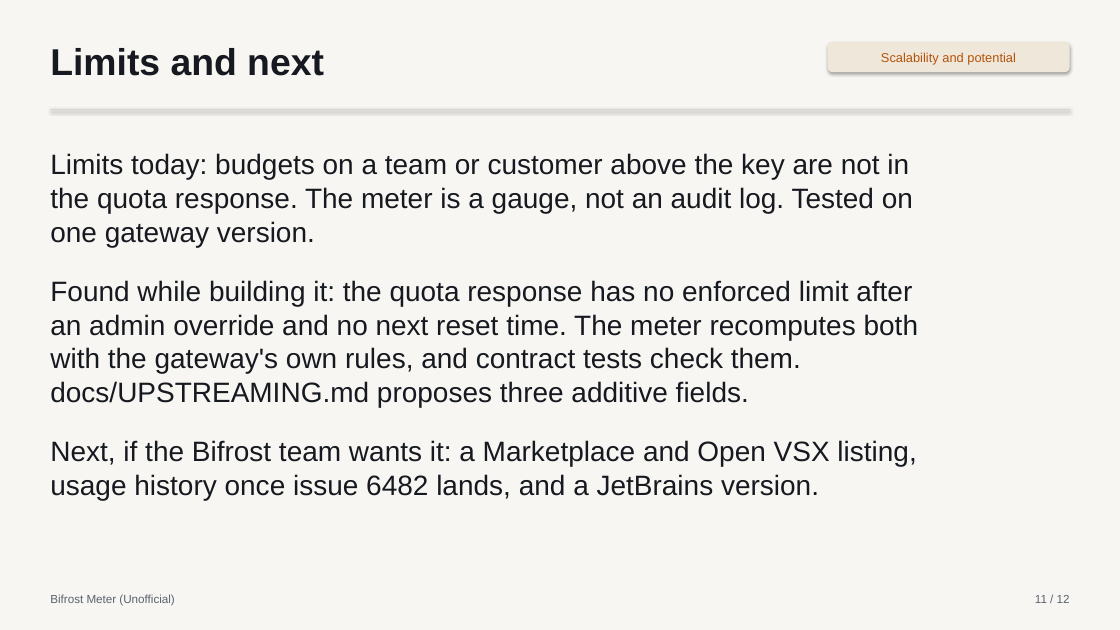
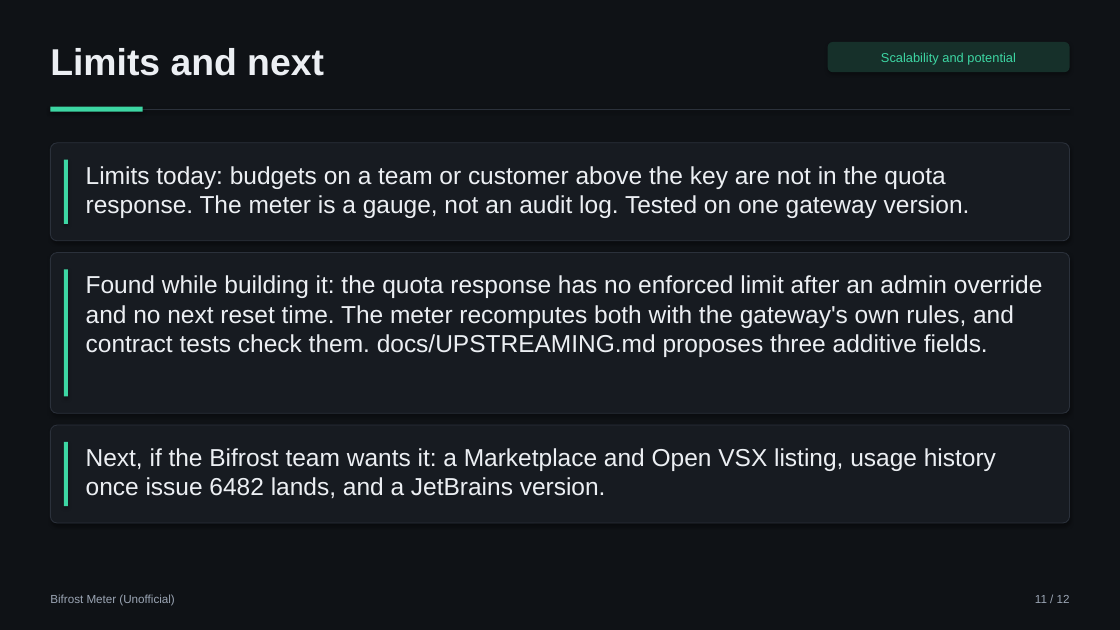
Before and after one commit to aimanmalib/bifrost-meter, a slide deck: slide 11 of deck/bifrost-meter.pptx. Drawn at 1120x630 pixels with LibreOffice and Linux fonts; fonts in the diff are those of the drawing. Boxes give left, top, right and bottom in pixels: in the first picture for what was removed or moved away, otherwise in the second. Text is boxed around its words. In the diff, an @@ line names an element or a change of style, - is before the commit and + after.

```diff
--- a/deck/bifrost-meter.pptx
+++ b/deck/bifrost-meter.pptx
@@ background #F7F6F2 to #0F1216 @@
@@ text "Limits and next" at bbox=[50, 48, 324, 76]: text colour #16191F to #ECEFF3 @@
@@ rounded rectangle "Scalability and potential" at bbox=[828, 42, 1070, 72]: text colour #B45309 to #3DD6A3; fill #EFE7DA to #16302A @@
@@ line (50, 109) - (1070, 109): stroke #D9D6CE 1 pt to #2B313B 1 pt @@
@@ rectangle added at bbox=[50, 107, 143, 112], fill #3DD6A3 @@
@@ rounded rectangle added at bbox=[50, 143, 1070, 241], fill #171B21, outline #2B313B 0.75 pt @@
@@ text at bbox=[50, 153, 913, 247]: paragraph removed @@
-Limits today: budgets on a team or customer above the key are not in the quota response. The meter is a gauge, not an audit log. Tested on one gateway version.
@@ rectangle added at bbox=[64, 160, 68, 224], fill #3DD6A3 @@
@@ text added at bbox=[86, 166, 970, 218], 21 pt, text #ECEFF3 @@
+Limits today: budgets on a team or customer above the key are not in the quota response. The meter is a gauge, not an audit log. Tested on one gateway version.
@@ rounded rectangle added at bbox=[50, 253, 1070, 413], fill #171B21, outline #2B313B 0.75 pt @@
@@ rectangle added at bbox=[64, 270, 68, 397], fill #3DD6A3 @@
@@ text "Found while building it: the ...": place and size @@
-text "Found while building it: the ..." at bbox=[50, 153, 918, 500]
+text "Found while building it: the ..." at bbox=[86, 275, 1042, 357]
@@ text "Found while building it: the ..." at bbox=[86, 275, 1042, 357]: size 24 to 21 pt, text colour #16191F to #ECEFF3; less space between paragraphs @@
@@ text at bbox=[50, 440, 916, 500]: paragraph removed @@
-Next, if the Bifrost team wants it: a Marketplace and Open VSX listing, usage history once issue 6482 lands, and a JetBrains version.
@@ rounded rectangle added at bbox=[50, 425, 1070, 523], fill #171B21, outline #2B313B 0.75 pt @@
@@ rectangle added at bbox=[64, 442, 68, 507], fill #3DD6A3 @@
@@ text added at bbox=[86, 448, 996, 498], 21 pt, text #ECEFF3 @@
+Next, if the Bifrost team wants it: a Marketplace and Open VSX listing, usage history once issue 6482 lands, and a JetBrains version.
@@ text "Bifrost Meter (Unofficial)" at bbox=[50, 594, 174, 606]: text colour #5B6270 to #9BA5B4 @@
@@ text "11 / 12" at bbox=[1035, 595, 1070, 603]: text colour #5B6270 to #9BA5B4 @@
```
Also in this commit, not shown: 11 other slides changed, 4 other files.
